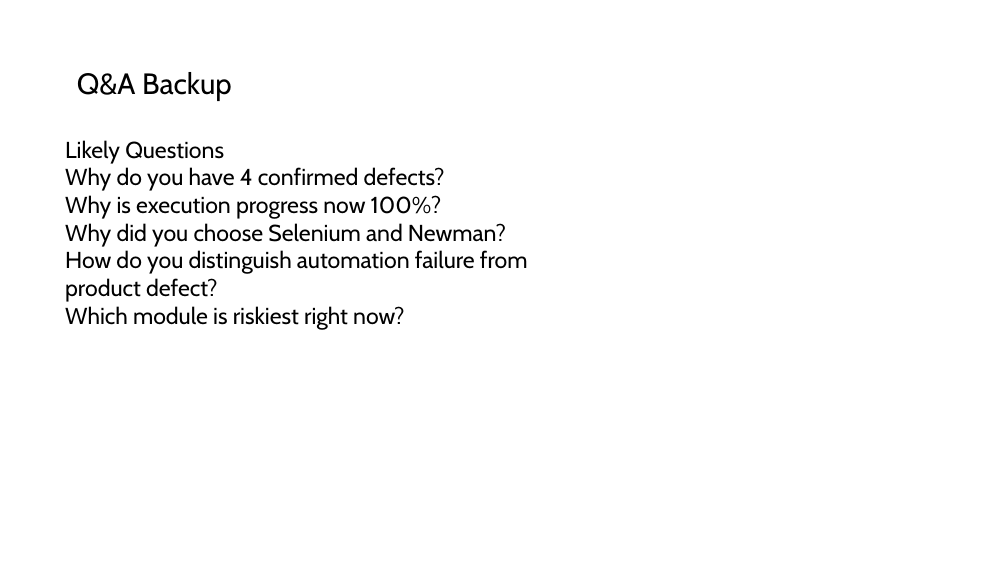
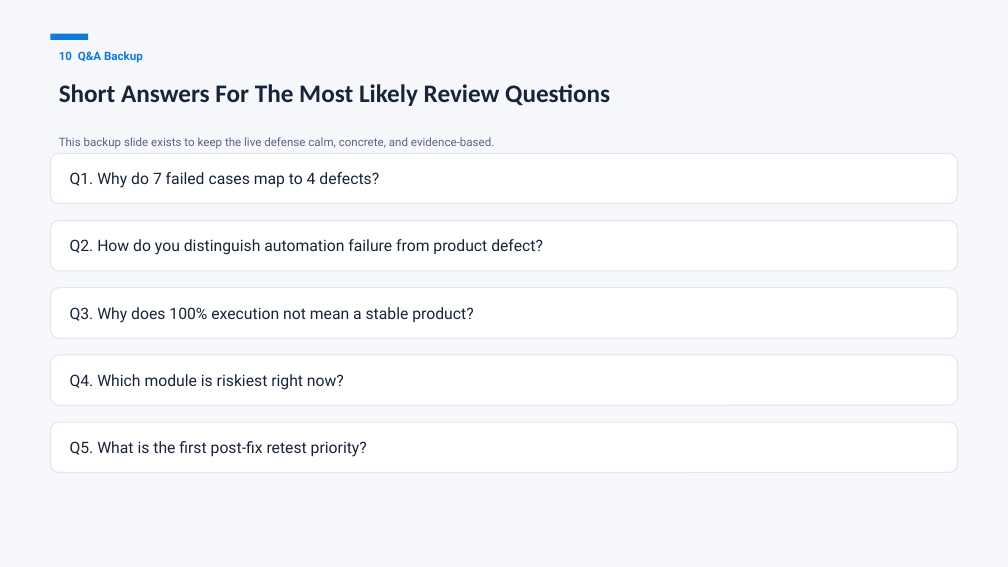
Before and after one commit to Alucard30Dec/Online-Sales-Management-System, a slide deck: slide 11 of Report Test subject/Powered by GPT/MainReport/Powered by GPT - Software Quality Verification - Presentation.pptx. Drawn at 1008x567 pixels with LibreOffice and Linux fonts; fonts in the diff are those of the drawing. Boxes give left, top, right and bottom in pixels: in the first picture for what was removed or moved away, otherwise in the second. Text is boxed around its words. In the diff, an @@ line names an element or a change of style, - is before the commit and + after.

```diff
--- a/Report Test subject/Powered by GPT/MainReport/Powered by GPT - Software Quality Verification - Presentation.pptx
+++ b/Report Test subject/Powered by GPT/MainReport/Powered by GPT - Software Quality Verification - Presentation.pptx
@@ rectangle added at (x1=0, y1=0, x2=1008, y2=567), fill #F6F8FC @@
@@ text "10 Q&A Backup" at (x1=59, y1=51, x2=143, y2=63): vertical alignment middle to top @@
@@ rectangle added at (x1=51, y1=33, x2=88, y2=39), fill #1079D9 @@
@@ text at (x1=59, y1=51, x2=143, y2=63): text changed; size 28 to 11 pt; font Cabin to Roboto; text colour #000000 to #1079D9; bold on @@
-Q&A Backup
+10 Q&A Backup
@@ text added at (x1=59, y1=84, x2=610, y2=106), 24 pt, text #182438, bold @@
+Short Answers For The Most Likely Review Questions
@@ text added at (x1=59, y1=137, x2=494, y2=148), 11 pt, text #58647D @@
+This backup slide exists to keep the live defense calm, concrete, and evidence-based.
@@ text removed at (x1=65, y1=140, x2=528, y2=330) @@
-Likely Questions
-Why do you have 4 confirmed defects?
-Why is execution progress now 100%?
-Why did you choose Selenium and Newman?
-How do you distinguish automation failure from product defect?
-Which module is riskiest right now?
@@ rounded rectangle added at (x1=51, y1=154, x2=958, y2=204), fill #FFFFFF, outline #E1E7EF 1 pt, 15 pt, text #182438 @@
+Q1. Why do 7 failed cases map to 4 defects?
@@ rounded rectangle added at (x1=51, y1=221, x2=958, y2=271), fill #FFFFFF, outline #E1E7EF 1 pt, 15 pt, text #182438 @@
+Q2. How do you distinguish automation failure from product defect?
@@ rounded rectangle added at (x1=51, y1=288, x2=958, y2=339), fill #FFFFFF, outline #E1E7EF 1 pt, 15 pt, text #182438 @@
+Q3. Why does 100% execution not mean a stable product?
@@ rounded rectangle added at (x1=51, y1=355, x2=958, y2=405), fill #FFFFFF, outline #E1E7EF 1 pt, 15 pt, text #182438 @@
+Q4. Which module is riskiest right now?
@@ rounded rectangle added at (x1=51, y1=422, x2=958, y2=473), fill #FFFFFF, outline #E1E7EF 1 pt, 15 pt, text #182438 @@
+Q5. What is the first post-fix retest priority?
```
Also in this commit, not shown: 3 other slides changed, 7 slides added, 7 slides removed, 5 other files.
